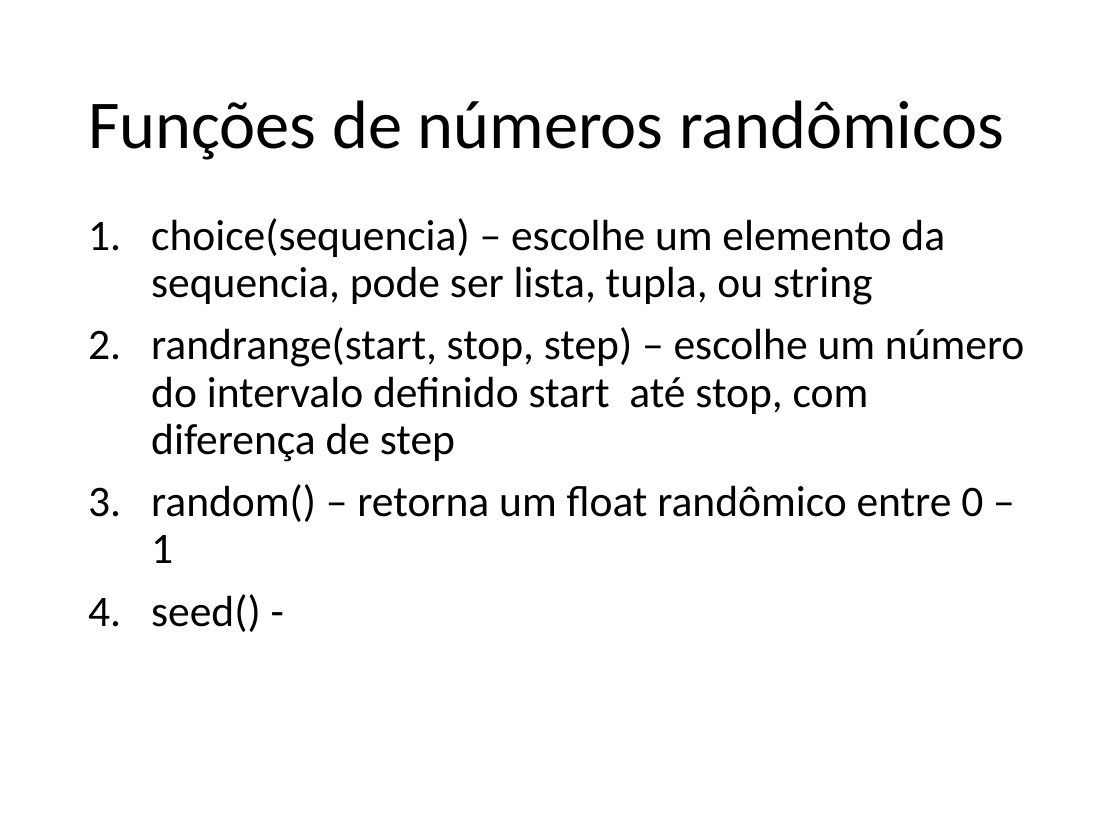
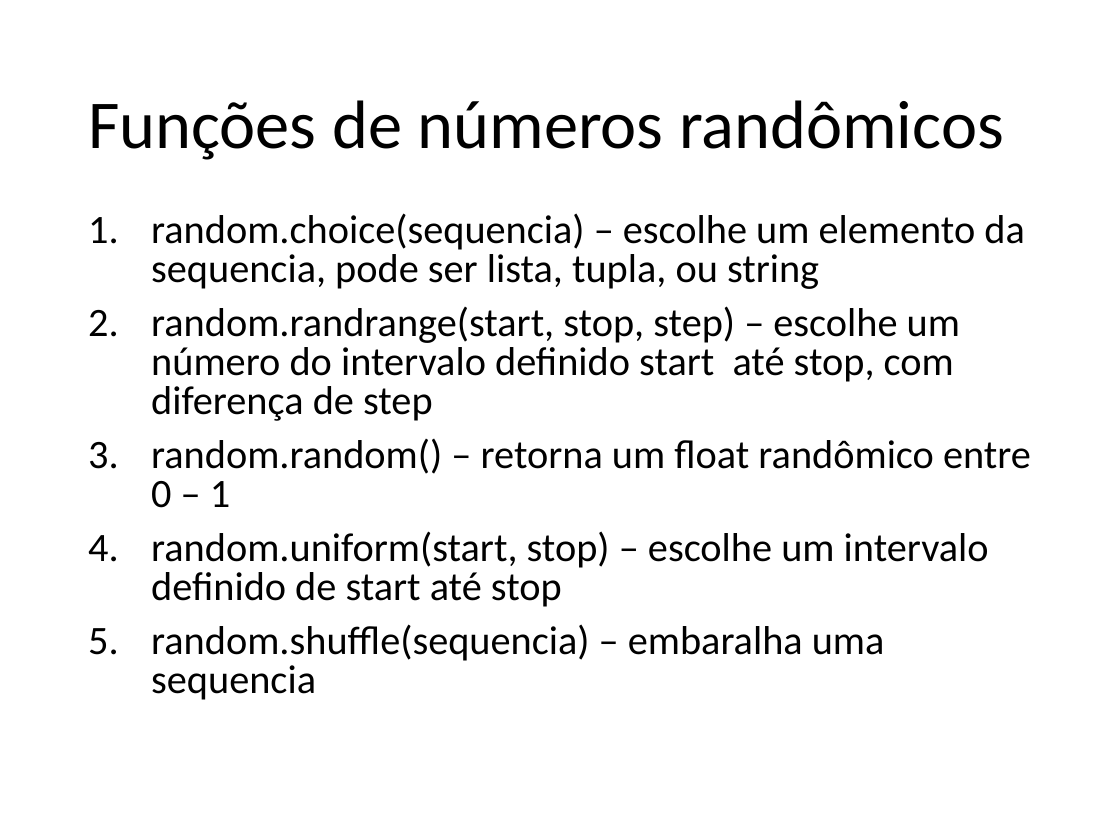
Before and after one commit to fernandoFernandeSantos/minicurso_python_2019, a slide deck: slide 24 of aula.pptx (slide 23 before the commit). Drawn at 1120x840 pixels with LibreOffice and Linux fonts; fonts in the diff are those of the drawing. Boxes give left, top, right and bottom in pixels: in the first picture for what was removed or moved away, otherwise in the second. Text is boxed around its words. In the diff, an @@ line names an element or a change of style, - is before the commit and + after.

```diff
--- a/aula.pptx
+++ b/aula.pptx
@@ text at (151, 213, 1031, 700): text changed; size 28 to 25.9 pt @@
-1. choice(sequencia) – escolhe um elemento da sequencia, pode ser lista, tupla, ou string
-2. randrange(start, stop, step) – escolhe um número do intervalo definido start até stop, com diferença de step
-3. random() – retorna um float randômico entre 0 – 1
-4. seed() -
+1. random.choice(sequencia) – escolhe um elemento da sequencia, pode ser lista, tupla, ou string
+2. random.randrange(start, stop, step) – escolhe um número do intervalo definido start até stop, com diferença de step
+3. random.random() – retorna um float randômico entre 0 – 1
+4. random.uniform(start, stop) – escolhe um intervalo definido de start até stop
+5. random.shuffle(sequencia) – embaralha uma sequencia
```
Also in this commit, not shown: 5 other slides changed, 16 slides added.
